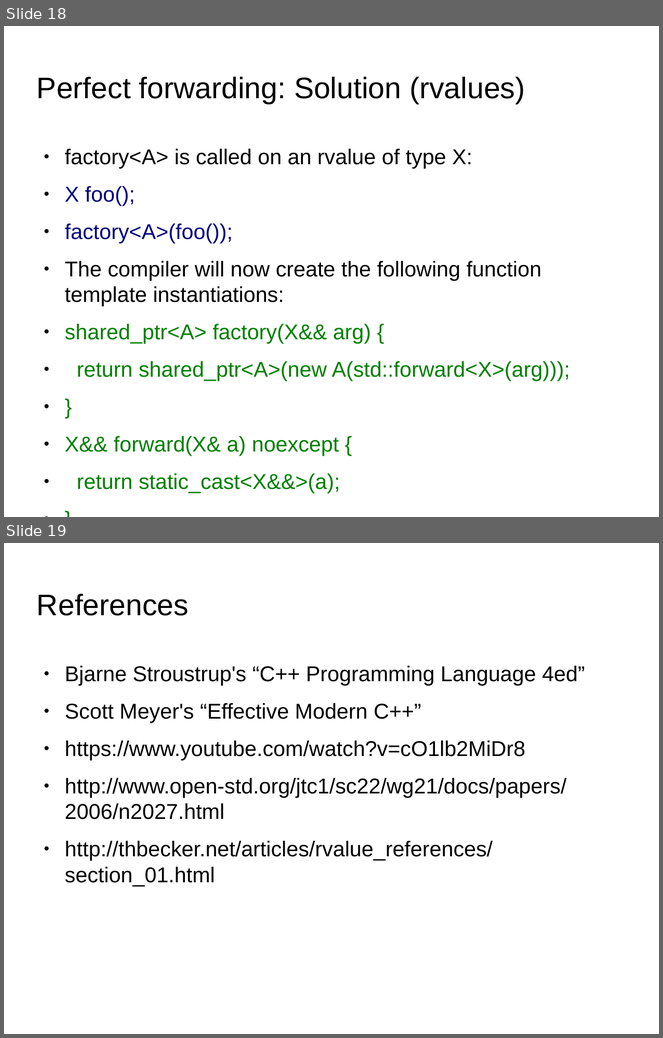
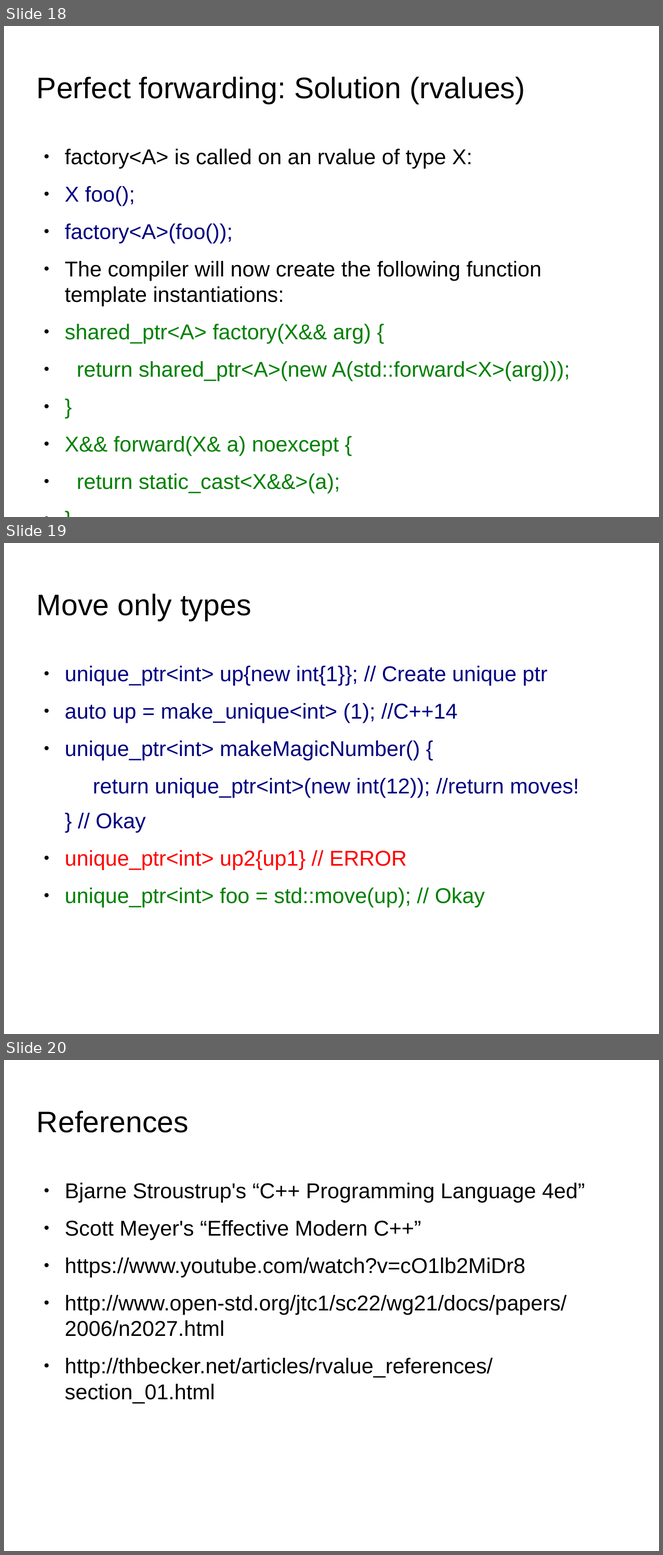
Before and after one commit to kks32/cpp-software-development, a slide deck: Ex16_Rvalue_Move_Semantics/Ex16_Rvalue_Move_Semantics.odp. Shown one above the other, each under a label of ours: slides 18 and 19 before the commit, slides 18, 19 and 20 after it. The pictures are 663x1038 and 663x1555 pixels, drawn with LibreOffice and Linux fonts; fonts in the diff are those of the drawing; background and template pictures are left out. Boxes give left, top, right and bottom in pixels: in the first picture for what was removed or moved away, otherwise in the second. Text is boxed around its words. In the diff, an @@ line names an element or a change of style, - is before the commit and + after.

Commit message:
Ex16 - Move only types

```diff
--- a/Ex16_Rvalue_Move_Semantics/Ex16_Rvalue_Move_Semantics.odp
+++ b/Ex16_Rvalue_Move_Semantics/Ex16_Rvalue_Move_Semantics.odp
@@ slide 19 added at (4,543,659,1034), background picture (left out) @@
@@ title added at (37,593,252,621), 36 pt, text #000000 @@
+Move only types
@@ text added at (65,666,579,908), 26 pt, text #000080 @@
+● unique_ptr<int> up{new int{1}}; // Create unique ptr
+● auto up = make_unique<int> (1); //C++14
+● unique_ptr<int> makeMagicNumber() {
+  return unique_ptr<int>(new int(12)); //return moves!
+} // Okay
+● unique_ptr<int> up2{up1} // ERROR
+● unique_ptr<int> foo = std::move(up); // Okay
@@ what was slide 19 is now slide 20 @@
```
Also in this commit, not shown: 1 slide changed, 1 other file.
